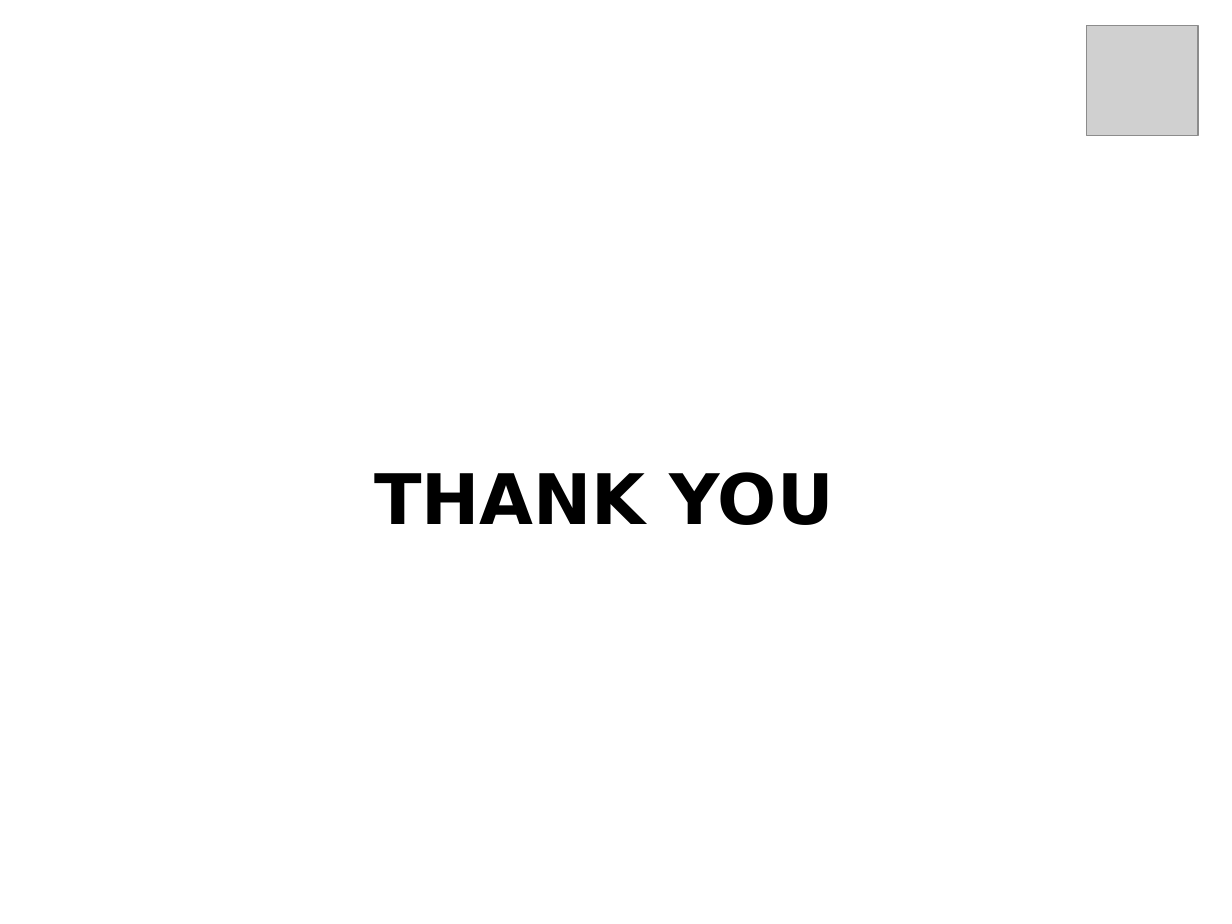
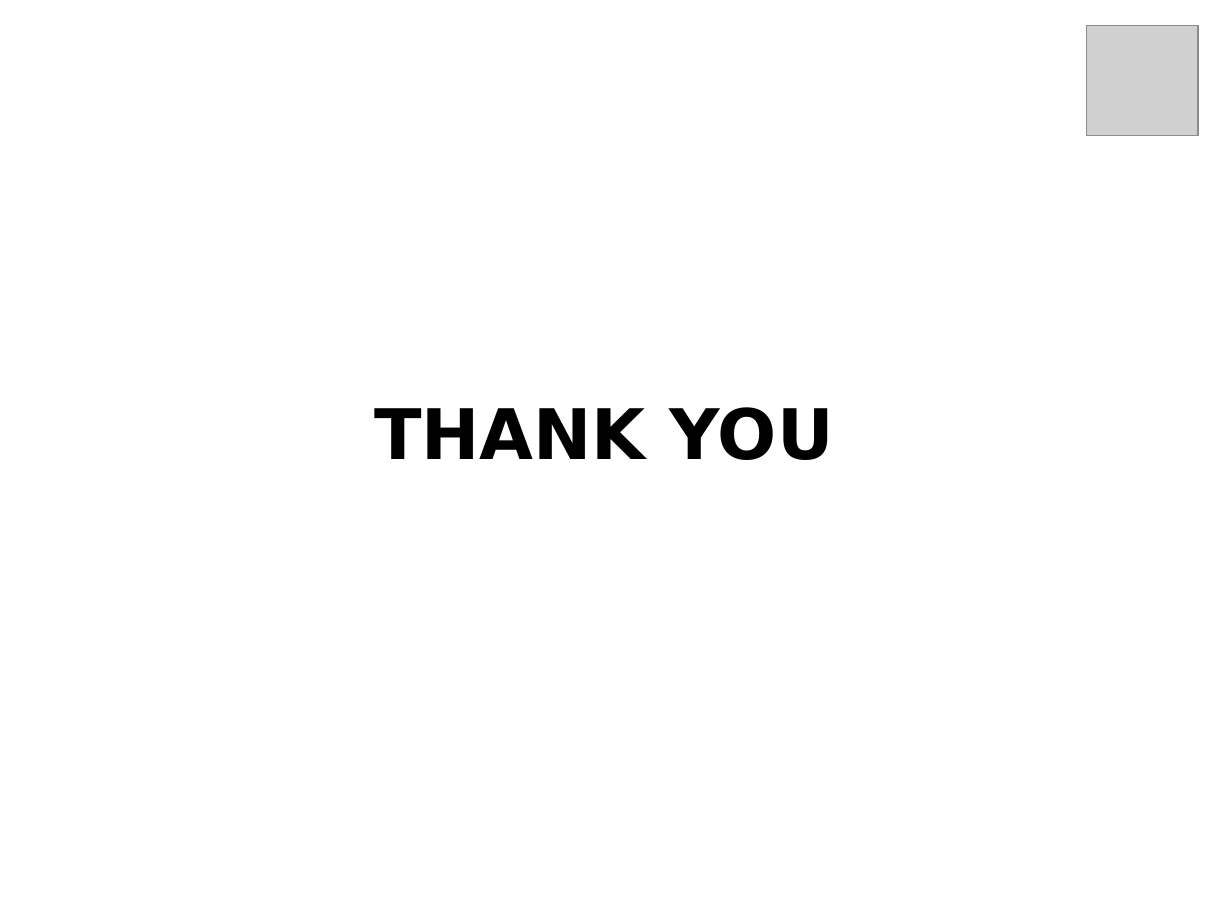
Before and after one commit to rutwik-shete/PhishingDetectionMachineLearning, a slide deck: slide 7 of HPE_Machine_Learning_Hackathon_CG_2022.pptx (slide 10 before the commit). Drawn at 1232x924 pixels with LibreOffice and Linux fonts; fonts in the diff are those of the drawing; grey boxes stand for pictures. Boxes give left, top, right and bottom in pixels: in the first picture for what was removed or moved away, otherwise in the second. Text is boxed around its words. In the diff, an @@ line names an element or a change of style, - is before the commit and + after.

```diff
--- a/HPE_Machine_Learning_Hackathon_CG_2022.pptx
+++ b/HPE_Machine_Learning_Hackathon_CG_2022.pptx
@@ text "THANK YOU" at (374, 407, 834, 460): line spacing 1 to 0.8 @@
```
Also in this commit, not shown: 5 other slides changed, 1 slide added, 4 slides removed, 3 other files.
